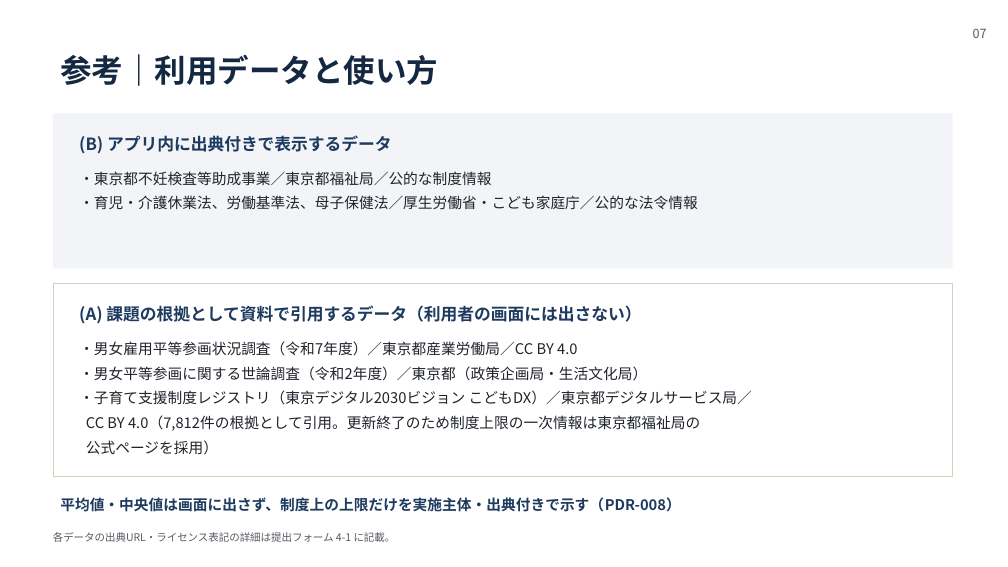
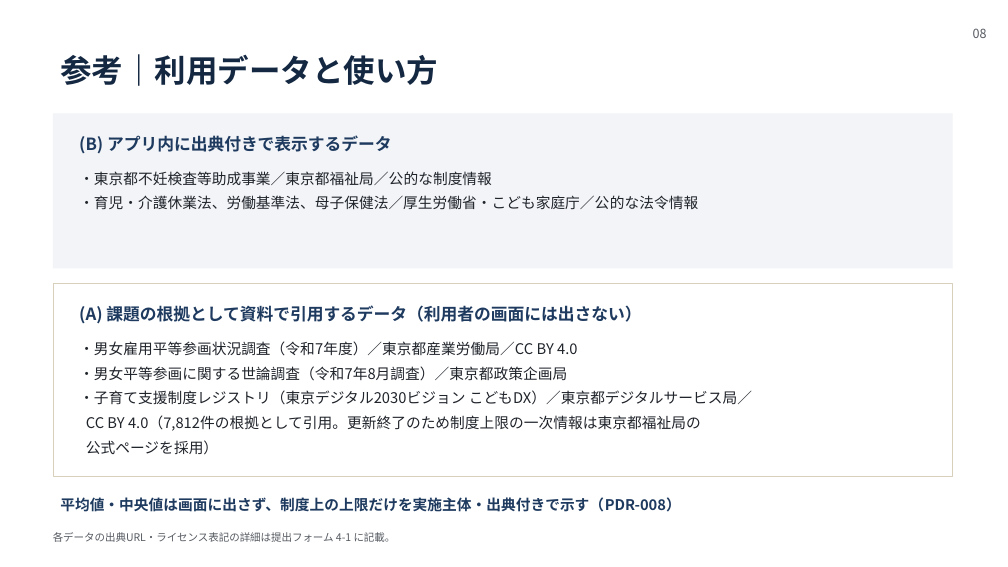
Before and after one commit to vdnih/life-compass-tokyo, a slide deck: slide 8 of docs/hackathon/slides/lifecompass-slides.pptx (slide 7 before the commit). Drawn at 1008x567 pixels with LibreOffice and Linux fonts; fonts in the diff are those of the drawing. Boxes give left, top, right and bottom in pixels: in the first picture for what was removed or moved away, otherwise in the second. Text is boxed around its words. In the diff, an @@ line names an element or a change of style, - is before the commit and + after.

Commit message:
docs: プレゼン資料を全体メッセージの要素と1対1に組み直す
スライド2の「希望34% ↔ 現実32%」が分かりづらいという指摘から一次資料を
確認したところ、令和2年度の旧データであり、かつ34%と32%は別の選択肢の
最頻値で「希望が現実には減った」という関係ではなかった（誤読）。

数字を直すために資料全体を見直したところ、PDR-010 で確定した全体メッセージの
うち「女性はもっと働きたい層も多いが、家庭との両立で諦めざるを得ない」という
要素が全スライドから欠落していた。

本編を6枚→7枚に組み直し、課題を2枚に分割:
- 課題①「女性は家庭の方が向いている」と言われる（育児は女性68% ↔ 男性7%）
- 課題② 使える制度を、知らない（「わからない」6.0%→47.3%）

各スライドの主張に令和7年度の一次データを1つずつ添え、見出しの主語を本人側に
統一した（PDR-010 の反映漏れを解消）。令和2年度の世論調査は全面的に外す。

Refs: PDR-011

```diff
--- a/docs/hackathon/slides/lifecompass-slides.pptx
+++ b/docs/hackathon/slides/lifecompass-slides.pptx
@@ text at [973, 28, 987, 38]: text changed @@
-07
+08
@@ text at [79, 366, 567, 381]: text changed @@
-・男女平等参画に関する世論調査（令和2年度）／東京都（政策企画局・生活文化局）
+・男女平等参画に関する世論調査（令和7年8月調査）／東京都政策企画局
```
Also in this commit, not shown: 5 other slides changed, 2 slides added, 1 slide removed, 6 other files.
